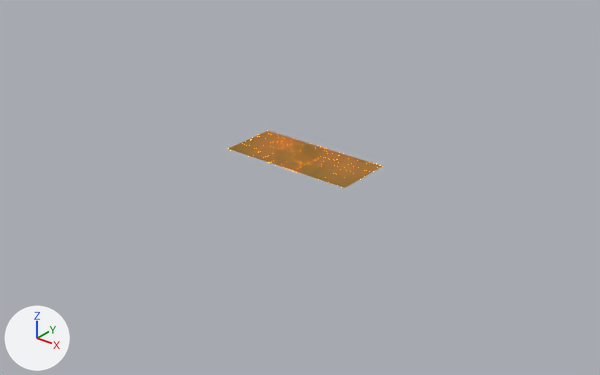
One commit to the glTF model assets/gltf/desert-car.gltf: the scene before it, then after it.
Both versions are drawn from a 50 mm lens placed at (7793.0, -9458.0, 5310.0), pointed at (359.0, -166.0, -451.0). The lights are fixed; the arrows at lower left show +X, +Y and +Z. Vertices at the same position are counted once.

The first picture shows 'DESERT'.
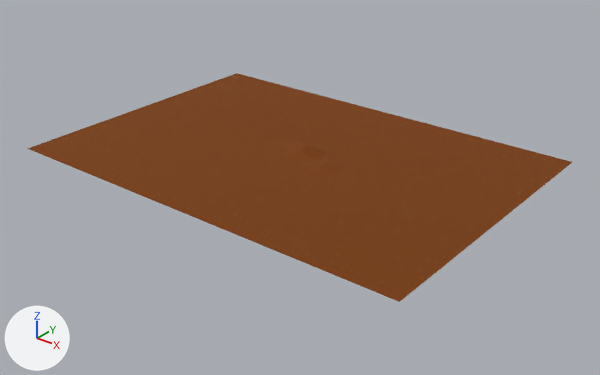
Boxes [x1, y1, x2, y2] around the edits, measured in the pictures (600 x 375 px):
'DESERT', recoloured, surface changed, reshaped (252% wider, 297% taller): before [228, 131, 382, 188]; after [27, 73, 572, 302]
'DESERT-WIREFRAME', added: after [34, 76, 559, 291]
'DESERT.002', deleted: before [252, 137, 378, 175]
part 1 of me_desert, added (brown): after [27, 73, 572, 302]

Patch to the scene script:
```diff
--- a/assets/gltf/desert-car.gltf.py
+++ b/assets/gltf/desert-car.gltf.py
@@ mat_desert @@
 mat_desert = principled_material('DESERT')
-mat_desert.base_color = (0.267, 0.138, 0.0193)  # brown #8d6826
-mat_desert.roughness = 1.0
+mat_desert.base_color = (0.267, 0.0722, 0.0085)  # brown #8d4c17
+mat_desert.roughness = 0.777
+mat_desert.metallic = 0.662
@@ mat_desert_wireframe @@
+mat_desert_wireframe = principled_material('DESERT-WIREFRAME')
+mat_desert_wireframe.base_color = (0.345, 0.578, 0.0586)  # green #9fc844
+mat_desert_wireframe.roughness = 1.0
@@ me_desert @@
 # used by ob_desert; location = (0.0, 0.0, 0.0)
-me_desert.from_pydata(...)  # 60 vertices, 90 faces; spans x -874.0..1466.0, y -500.0..500.0, z 0.0..125.0
+me_desert.from_pydata(...)  # 988 vertices, 1850 faces; spans x -3410.0..3695.0, y -2521.0..2480.0, z 0.0..125.0
+# me_desert part 1: 928 vertices added at x -3410.0..3695.0, y -2521.0..2480.0, z 0.0
 me_desert.materials.append(mat_desert)
@@ me_desert_wireframe @@
+me_desert_wireframe.from_pydata(...)  # 5676 vertices, 14800 faces; spans x -3410.0..3695.0, y -2521.0..2480.0, z 0.0..125.0
+me_desert_wireframe.materials.append(mat_desert_wireframe)  # green #9fc844
@@ ob_desert_002 @@
-ob_desert_002 = bpy.data.objects.new('DESERT.002', me_desert_004)
-ob_desert_002.location = (0.0, 0.0, 0.0)
@@ ob_desert_wireframe @@
+ob_desert_wireframe = bpy.data.objects.new('DESERT-WIREFRAME', me_desert_wireframe)
+ob_desert_wireframe.location = (0.0, 0.0, 0.0)
```
